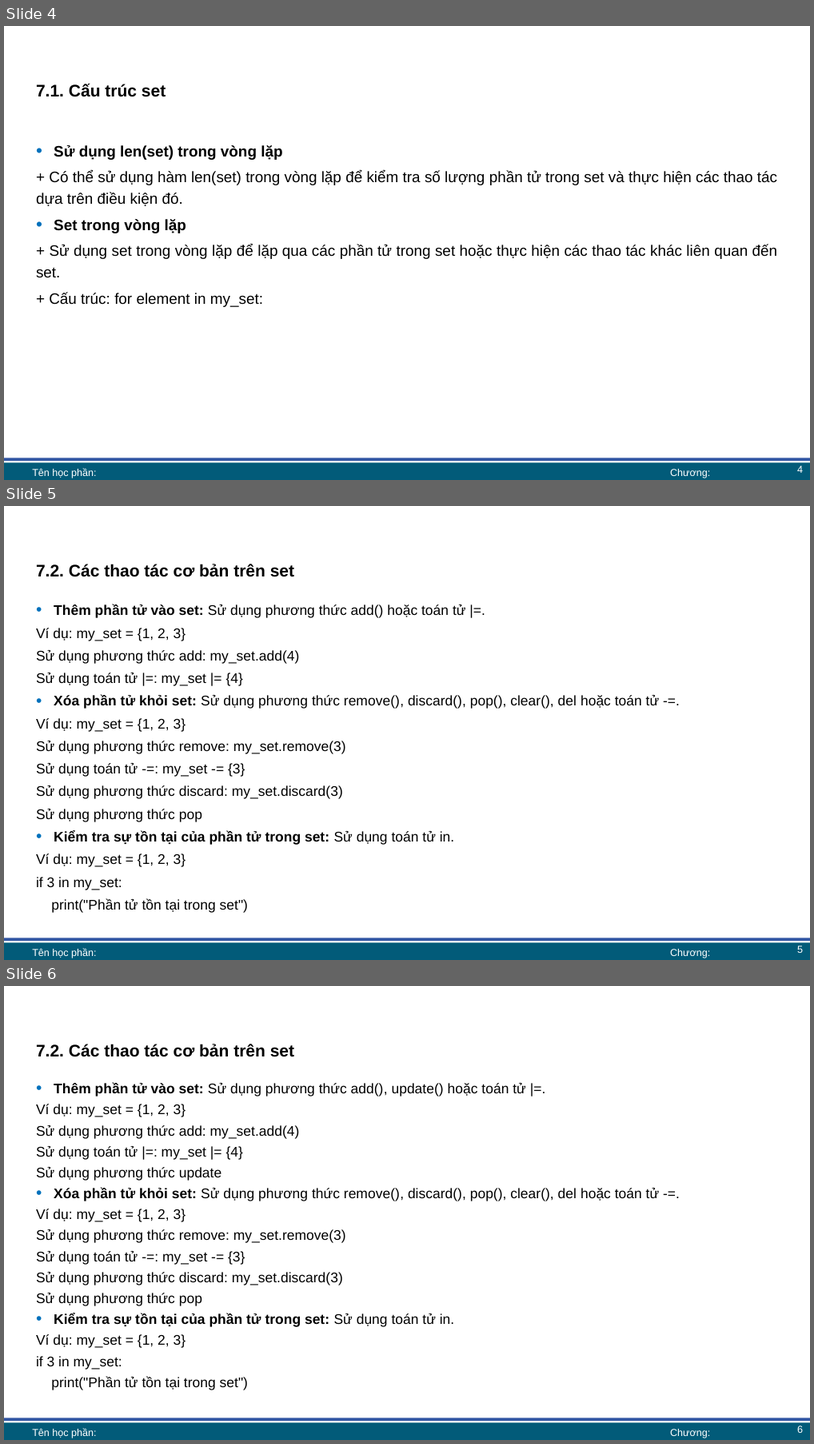
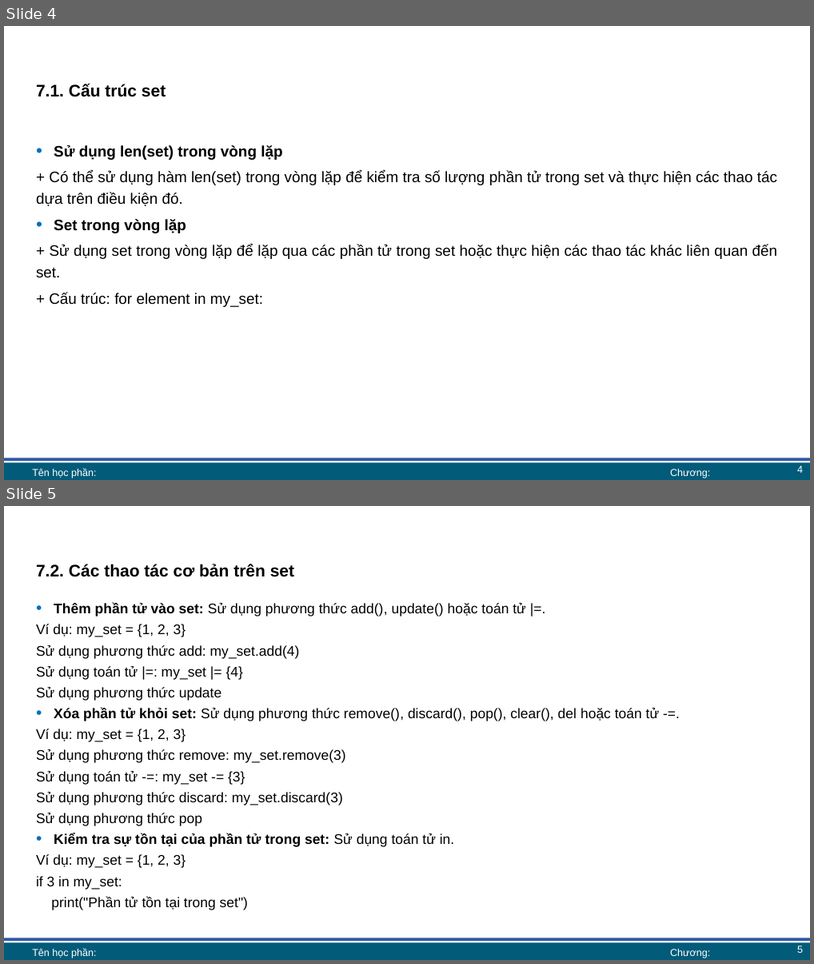
Before and after one commit to lhaaaaa/17A2-Ca-sang, a slide deck: Lab 6 + 7/Lab 7 bài giảng.pptx. Shown one above the other, each under a label of ours: slides 4, 5 and 6 before the commit, slides 4 and 5 after it. The pictures are 814x1444 and 814x964 pixels, drawn with LibreOffice and Linux fonts; fonts in the diff are those of the drawing; background and template pictures are left out. Boxes give left, top, right and bottom in pixels: in the first picture for what was removed or moved away, otherwise in the second. Text is boxed around its words. In the diff, an @@ line names an element or a change of style, - is before the commit and + after.

```diff
--- a/Lab 6 + 7/Lab 7 bài giảng.pptx
+++ b/Lab 6 + 7/Lab 7 bài giảng.pptx
@@ slide 5 removed at [4, 506, 810, 960], background #FFFFFF; not listed: 2 template elements that a slide beside it also shows @@
@@ title removed at [36, 564, 294, 577] @@
-7.2. Các thao tác cơ bản trên set
@@ text removed at [36, 604, 660, 912] @@
-• Thêm phần tử vào set: Sử dụng phương thức add() hoặc toán tử |=.
-Ví dụ: my_set = {1, 2, 3}
-Sử dụng phương thức add: my_set.add(4)
-Sử dụng toán tử |=: my_set |= {4}
-• Xóa phần tử khỏi set: Sử dụng phương thức remove(), discard(), pop(), clear(), del hoặc toán tử -=.
-Ví dụ: my_set = {1, 2, 3}
-Sử dụng phương thức remove: my_set.remove(3)
-Sử dụng toán tử -=: my_set -= {3}
-Sử dụng phương thức discard: my_set.discard(3)
-Sử dụng phương thức pop
-• Kiểm tra sự tồn tại của phần tử trong set: Sử dụng toán tử in.
-Ví dụ: my_set = {1, 2, 3}
-if 3 in my_set:
-print("Phần tử tồn tại trong set")
@@ text removed at [32, 948, 96, 958] @@
-Tên học phần:
@@ text removed at [670, 948, 710, 958] @@
-Chương:
@@ page number removed at [798, 945, 803, 952] @@
-5
@@ what was slide 6 is now slide 5 @@
```
Also in this commit, not shown: 5 slides changed, 4 other files.
